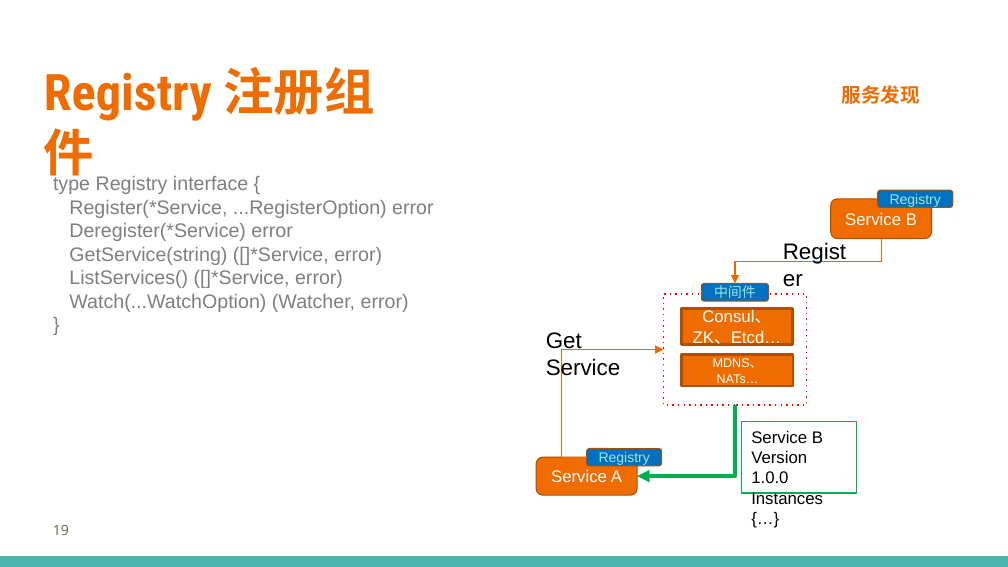
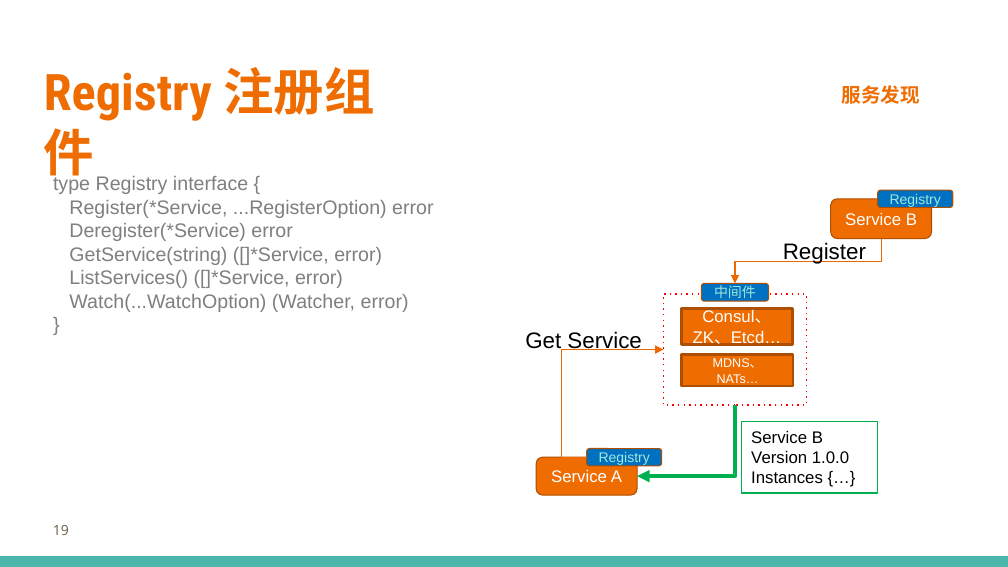
Before and after one commit to printfcoder/stack-rpc-tutorials, a slide deck: slide 19 of others/share/learning-go/【第一期】Go-Micro框架设计.pptx. Drawn at 1008x567 pixels with LibreOffice and Linux fonts; fonts in the diff are those of the drawing; background and template pictures are left out. Boxes give left, top, right and bottom in pixels: in the first picture for what was removed or moved away, otherwise in the second. Text is boxed around its words. In the diff, an @@ line names an element or a change of style, - is before the commit and + after.

```diff
--- a/others/share/learning-go/【第一期】Go-Micro框架设计.pptx
+++ b/others/share/learning-go/【第一期】Go-Micro框架设计.pptx
@@ text "Register" rewrapped from (x1=773, y1=233, x2=868, y2=270) to (x1=783, y1=242, x2=866, y2=264) @@
@@ text "Get Service" rewrapped from (x1=546, y1=332, x2=620, y2=380) to (x1=525, y1=331, x2=642, y2=350) @@
@@ rectangle "Service B" resized from (x1=741, y1=421, x2=856, y2=493) to (x1=741, y1=421, x2=877, y2=493) @@
```
Also in this commit, not shown: 7 other slides changed, 10 other files.
